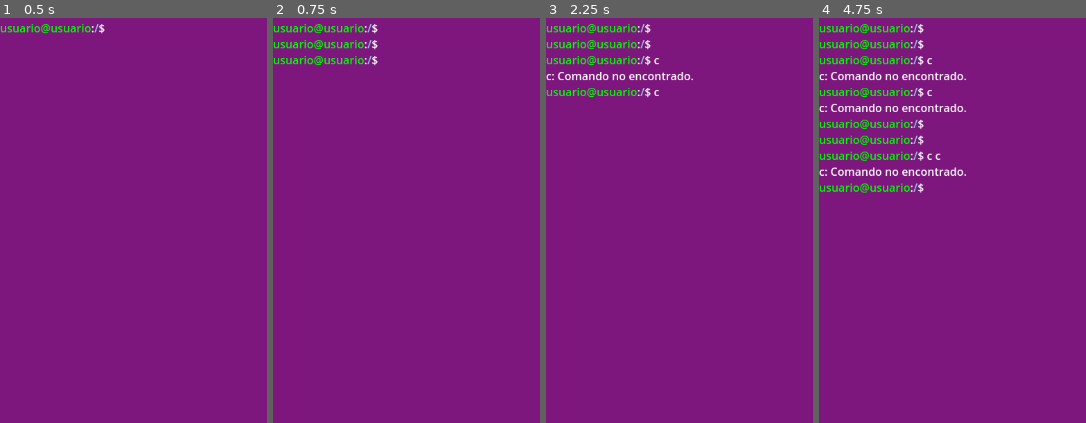
Above: before the commit, frames 1-4 (left to right).
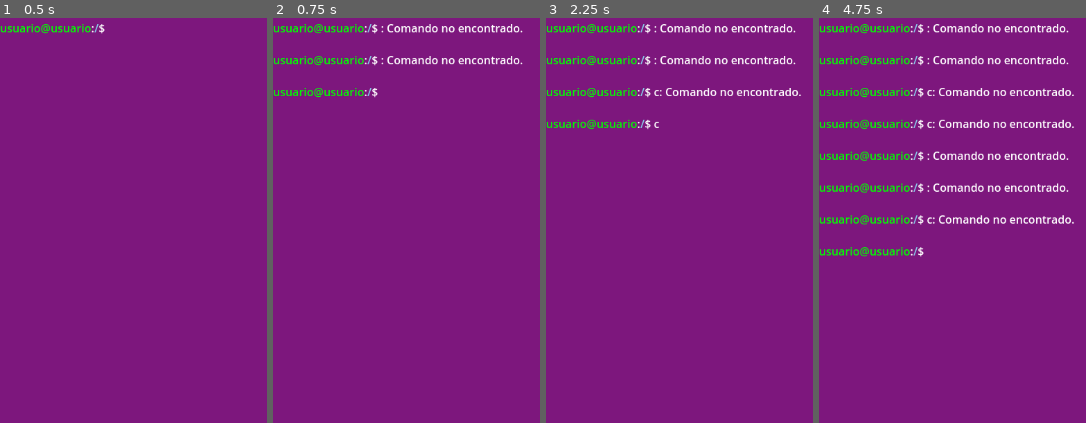
Above: after the commit, the same moments.

Repository: GuillermoAsir/juego_tfg
Game: Godot game, scene res://game.tscn
Same seed, same stepped clock (60 frames per second), same inputs: the game is played once before the commit and once after it.
Inputs:
- Up to frame 1 (0.5 s): no input
- Up to frame 2 (0.75 s): tap Enter at 0.5, 0.6 s
- Up to frame 3 (2.25 s): tap Backspace at 0.8, 1.35 s; tap Space at 1.25 s; tap C at 1.55, 2.1 s; tap Enter at 2 s
- Up to frame 4 (4.75 s): tap Enter at 2.3, 2.85, 3.5, 4.55 s; tap Space at 2.75, 4.25 s; tap Backspace at 3.05, 3.6 s; tap C at 3.8, 4.35 s

Frame 1 is identical in both runs. In frame 2, 2.1% of the frame differs, in the area x 0-94%, y 1-20%; in frame 3, 3.2%; in frame 4, 7.7%, in the area x 0-96%, y 1-60%.

Commit message:
puse sudo systemctl (pero con bug)
me dice comando no encotrado

Diff:
--- a/terminal.gd
+++ b/terminal.gd
@@ -45,8 +45,7 @@
 var mission2_dialogs3 = [
 	"Puedes ver que la IP del departamento de ventas es 192.168.10.10 y su puerta de enlace es 192.168.10.1.\n" +
 	"Su puerta de enlace es el router desde donde le llega la conexión a internet.\n" +
-	"Usa el comando `ping 192.168.10.10` del ordenador del departamento de ventas para ver si funciona.\n" +
-	"Recuerda si quieres que el comando se detenga pulsa las teclas Ctrl + C"
+	"Usa el comando `ping 192.168.10.10` del ordenador del departamento de ventas para ver si funciona."
 ]
 
 # Variables para controlar el flujo de la misión
@@ -60,6 +59,21 @@
 var ping_host = ""
 var ping_seq = 1
 var rtt_times = []
+
+# Variables para el servicio Apache
+var apache_status = "failed"  # Estado inicial del servicio Apache
+var sudo_password_entered = ""  # Almacena temporalmente la contraseña
+var waiting_for_sudo_password = false  # Indica si estamos esperando la contraseña
+
+func _on_save_button_pressed():
+	var file = FileAccess.open(current_file_being_edited, FileAccess.WRITE)
+	if file:
+		file.store_string(editor.text)
+		file.close()
+	nano_panel.visible = false
+	history_text += "\nArchivo guardado: " + current_file_being_edited
+	history.text = history_text
+	show_prompt()
 
 func _ready():
 	history.bbcode_enabled = true
@@ -74,8 +88,8 @@
 func show_prompt():
 	var path_color = "[color=skyblue]" + current_path + "[/color]"
 	prompt_text = "\n" + USER_COLOR + ":" + path_color + PROMPT_BASE + " "
-	if not ping_active:
-		history_text += prompt_text  # Agrega el prompt al historial de texto solo si no estamos en un ping activo
+	if not ping_active and not waiting_for_sudo_password:
+		history_text += prompt_text  # Agrega el prompt al historial de texto
 	history.text = history_text  # Actualiza el texto de la consola
 
 func init_structure():
@@ -114,7 +128,7 @@
 			if is_instance_valid(ping_timer):
 				ping_timer.queue_free()
 				ping_timer = null
-			var summary = "^C\n---" + ping_host + " ping statistics---\n"
+			var summary = "^C\n--- " + ping_host + " ping statistics ---\n"
 			summary += str(ping_seq - 1) + " packets transmitted, " + str(ping_seq - 1) + " received, 0% packet loss\n"
 			var min_time = rtt_times.min() if rtt_times.size() > 0 else 0.0
 			var max_time = rtt_times.max() if rtt_times.size() > 0 else 0.0
@@ -126,6 +140,25 @@
 			history_text += summary
 			history.text = history_text
 			show_prompt()
+			return
+
+		# Procesar entrada para la contraseña de sudo
+		if waiting_for_sudo_password:
+			if event.keycode == KEY_ENTER:
+				if sudo_password_entered == "1234":  # Contraseña válida
+					waiting_for_sudo_password = false
+					process_sudo_command(current_command.strip_edges())
+					current_command = ""
+				else:
+					sudo_password_entered = ""
+					history_text += "\nsudo: contraseña incorrecta\n"
+					history.text = history_text
+					show_prompt()
+			elif event.keycode == KEY_BACKSPACE:
+				if sudo_password_entered.length() > 0:
+					sudo_password_entered = sudo_password_entered.left(sudo_password_entered.length() - 1)
+			elif event.unicode > 0:
+				sudo_password_entered += char(event.unicode)
 			return
 
 		# Procesar comandos normales
@@ -150,19 +183,38 @@
 	return BASE_PATH + normalized
 
 func process_command(command: String):
-	var output := ""
-	history_text += command
-
-	if command.begins_with("cd "):
+	if command.begins_with("sudo"):
+		# Solicitar contraseña para comandos sudo
+		waiting_for_sudo_password = true
+		history_text += "[sudo] contraseña para usuario: "
+		history.text = history_text
+		return
+
+	if command == "sudo systemctl status apache2":
+		if apache_status == "failed":
+			history_text += format_apache_error_message()
+		else:
+			history_text += format_apache_active_message()
+	elif command == "sudo systemctl restart apache2":
+		if apache_status == "failed":
+			apache_status = "active"
+			history_text += "Restarting apache2.service...\nApache restarted successfully.\n"
+		else:
+			history_text += "Apache service is already running.\n"
+	elif command == "systemctl status apache2":
+		history_text += "Failed to connect to bus: Permission denied\nUse 'sudo' to gain elevated privileges.\n"
+	elif command.begins_with("cd"):
 		var target = command.substr(3).strip_edges()
 		var new_path = current_path
 		if target == "..":
 			if current_path != "/":
-				var parts = current_path.split("/")
-				parts = parts.filter(func(p): return p != "")
+				var parts = []
+				for p in current_path.split("/"):
+					if p != "":
+						parts.append(p)
 				if parts.size() > 0:
 					parts.remove_at(parts.size() - 1)
-					new_path = "/" + "/".join(parts) if parts.size() > 0 else "/"
+				new_path = "/" + "/".join(parts) if parts.size() > 0 else "/"
 		elif target == "/":
 			new_path = "/"
 		else:
@@ -175,48 +227,47 @@
 				esperando_ls = true
 				start_dialog(mission2_dialogs)  # Iniciar el primer diálogo
 		else:
-			output = "No existe el directorio: " + target
-
+			history_text += "No existe el directorio: " + target + "\n"
 	elif command == "ls":
 		var full_path = get_full_path()
 		var dir = DirAccess.open(full_path)
 		if dir:
 			var dirs = dir.get_directories()
 			var files = dir.get_files()
-			output = " ".join(dirs + files)
+			history_text += " ".join(dirs + files) + "\n"
 			# Verificar si el jugador ha listado el archivo correcto
 			if current_path == "/home/usuario1/Documents" and esperando_ls and not archivo_listado:
 				if "IPS_El_Bohío.txt" in files:  # Verificar si el archivo está presente
 					archivo_listado = true
 					start_dialog(mission2_dialogs2)  # Iniciar el segundo diálogo
 					esperando_ls = false
-		else:
-			output = "No se pudo abrir el directorio."
-
-	elif command.begins_with("cat "):
+				else:
+					history_text += "No se pudo abrir el directorio.\n"
+		else:
+			history_text += "No se pudo abrir el directorio.\n"
+	elif command.begins_with("cat"):
 		var filename = command.substr(4).strip_edges()
 		if filename == "":
-			output = "Error: Debes proporcionar el nombre de un archivo."
+			history_text += "Error: Debes proporcionar el nombre de un archivo.\n"
 		else:
 			var file_path = get_full_path() + "/" + filename
 			if FileAccess.file_exists(file_path):
 				var file = FileAccess.open(file_path, FileAccess.READ)
 				if file:
-					output = file.get_as_text()  # Leer el contenido del archivo
+					history_text += file.get_as_text() + "\n"  # Leer el contenido del archivo
 					file.close()
 					# Mostrar el tercer diálogo si el jugador ha leído el archivo correcto
 					if archivo_listado and filename == "IPS_El_Bohío.txt" and not archivo_leido:
 						archivo_leido = true
 						start_dialog(mission2_dialogs3)  # Iniciar el tercer diálogo
 				else:
-					output = "Error: No se pudo abrir el archivo."
+					history_text += "Error: No se pudo abrir el archivo.\n"
 			else:
-				output = "Error: El archivo '" + filename + "' no existe."
-
-	elif command.begins_with("ping "):
+				history_text += "Error: El archivo '" + filename + "' no existe.\n"
+	elif command.begins_with("ping"):
 		var target = command.substr(5).strip_edges()
 		if target == "":
-			output = "Error: Debes proporcionar una dirección IP o nombre de host."
+			history_text += "Error: Debes proporcionar una dirección IP o nombre de host.\n"
 		else:
 			if is_valid_ip(target) or resolve_hostname(target):
 				ping_host = target
@@ -229,57 +280,78 @@
 				add_child(ping_timer)
 				ping_timer.timeout.connect(_on_ping_timer_timeout)
 				ping_timer.start()
-
 				history_text += "\nPING " + ping_host + " (" + ping_host + ") 56(84) bytes of data.\n"
 				history.text = history_text
-				show_prompt()  # Mantener el prompt visible
+				show_prompt()
 			else:
-				output = "ping: " + target + ": Temporary failure in name resolution"
-
+				history_text += "ping: " + target + ": Temporary failure in name resolution\n"
 	elif command == "clear":
 		history_text = ""  # Limpiamos todo el historial de la consola
 		show_prompt()  # Volvemos a mostrar el prompt inicial
 		return
-
 	elif command == "help":
-		output = "Comandos disponibles:\ncd [ruta], ls, mkdir [nombre], touch [archivo], nano [archivo], rm [-r] [archivo/directorio], cat [archivo], clear, help"
-
-	elif command == "":
-		pass
-
+		history_text += "Comandos disponibles:\ncd [ruta], ls, mkdir [nombre], touch [archivo], nano [archivo], rm [-r] [archivo/directorio], cat [archivo], clear, help\n"
 	else:
-		# Validar si estamos esperando el comando `ls`
-		if esperando_ls:
-			output = "Ese comando no es correcto. Prueba con ls."
-		else:
-			output = "{command}: Comando no encontrado.".format({"command": command.split(" ")[0]})
+		history_text += "{command}: Comando no encontrado.".format({"command": command.split(" ")[0]}) + "\n"
 
 	# Agregar la salida del comando al historial **antes** de agregar el prompt para el siguiente comando
-	if output != "":
-		history_text += "\n" + output  # Agrega la salida del comando al historial
-		history.text = history_text  # Actualiza el texto de la consola
-	show_prompt()  # Muestra el prompt para el siguiente comando
-
-func _on_ping_timer_timeout():
-	if not ping_active:
-		return
-
-	var time = randf_range(0.020, 0.030)  # Simulación de tiempo de respuesta
-	rtt_times.append(time)
-	history_text += "64 bytes from " + ping_host + ": icmp_seq=" + str(ping_seq) + " ttl=64 time=%.3f ms\n" % time
 	history.text = history_text
-	ping_seq += 1
-
-func _on_save_button_pressed():
-	var file = FileAccess.open(current_file_being_edited, FileAccess.WRITE)
-	if file:
-		file.store_string(editor.text)
-		file.close()
-		nano_panel.visible = false
-		history_text += "\nArchivo guardado: " + current_file_being_edited
-		history.text = history_text
-		show_prompt()
-
+	show_prompt()
+
+func process_sudo_command(command: String):
+	if command == "sudo systemctl status apache2":
+		if apache_status == "failed":
+			history_text += format_apache_error_message()
+		else:
+			history_text += format_apache_active_message()
+	elif command == "sudo systemctl restart apache2":
+		if apache_status == "failed":
+			apache_status = "active"
+			history_text += "Restarting apache2.service...\nApache restarted successfully.\n"
+		else:
+			history_text += "Apache service is already running.\n"
+	else:
+		history_text += "{command}: Comando no encontrado.".format({"command": command.split(" ")[0]}) + "\n"
+	history.text = history_text
+	show_prompt()
+
+func format_apache_error_message() -> String:
+	var timestamp = get_formatted_datetime()
+	return """
+[%s] ● apache2.service - The Apache HTTP Server
+   Loaded: loaded (/lib/systemd/system/apache2.service; enabled; vendor preset: enabled)
+  Drop-In: /lib/systemd/system/apache2.service.d
+		   └─apache2-systemd.conf
+   Active: failed (Result: exit-code) since Wed 2019-11-20 22:07:23 +08; 10s ago
+  Process: 21191 ExecStart=/usr/sbin/apachectl start (code=exited, status=1/FAILURE)
+
+Nov 20 22:07:23 roy-UX430UNR apachectl[21191]: AH00558: apache2: Could not reliably determine the server's fully qualified domain name, using 127.0.1.1. Set the 'ServerName' directive globally to suppress this message
+Nov 20 22:07:23 roy-UX430UNR apachectl[21191]: (98)Address already in use: AH00072: make_sock: could not bind to address [::]:80
+Nov 20 22:07:23 roy-UX430UNR apachectl[21191]: (98)Address already in use: AH00072: make_sock: could not bind to address 0.0.0.0:80
+Nov 20 22:07:23 roy-UX430UNR apachectl[21191]: no listening sockets available, shutting down
+Nov 20 22:07:23 roy-UX430UNR apachectl[21191]: AH00015: Unable to open logs
+Nov 20 22:07:23 roy-UX430UNR apachectl[21191]: Action 'start' failed.
+Nov 20 22:07:23 roy-UX430UNR apachectl[21191]: The Apache error log may have more information.
+Nov 20 22:07:23 roy-UX430UNR systemd[1]: apache2.service: Control process exited, code=exited status=1
+Nov 20 22:07:23 roy-UX430UNR systemd[1]: apache2.service: Failed with result 'exit-code'.
+Nov 20 22:07:23 roy-UX430UNR systemd[1]: Failed to start The Apache HTTP Server.
+""" % timestamp
+
+func format_apache_active_message() -> String:
+	var timestamp = get_formatted_datetime()
+	return """
+[%s] ● apache2.service - The Apache HTTP Server
+   Loaded: loaded (/lib/systemd/system/apache2.service; enabled; vendor preset: enabled)
+   Active: active (running) since ...
+""" % timestamp
+
+# Función para obtener la fecha y hora formateadas
+func get_formatted_datetime() -> String:
+	var datetime = Time.get_datetime_dict_from_system()
+	return "%04d-%02d-%02d %02d:%02d:%02d" % [
+		datetime["year"], datetime["month"], datetime["day"],
+		datetime["hour"], datetime["minute"], datetime["second"]
+	]
 # Funciones para manejar el sistema de diálogo
 func start_dialog(dialogs: Array):
 	dialog_active = true
@@ -304,25 +376,26 @@
 	dialog_box.visible = false
 	dialog_content.text = ""
 
-# Funciones de validación para el comando ping
+# Función auxiliar para validar IPs
 func is_valid_ip(ip: String) -> bool:
 	var parts = ip.split(".")
 	if parts.size() != 4:
 		return false
 	for part in parts:
-		if not is_only_digits(part):
-			return false
-		var num = int(part)
-		if num < 0 or num > 255:
+		if not part.is_digit() or int(part) < 0 or int(part) > 255:
 			return false
 	return true
 
-func is_only_digits(s: String) -> bool:
-	for c in s:
-		if c < '0' or c > '9':
-			return false
-	return true
-
+# Función auxiliar para resolver nombres de host
 func resolve_hostname(hostname: String) -> bool:
-	# Simulación simple de resolución de nombres
-	return hostname == "localhost" or hostname.ends_with(".com")
+	# Implementa aquí la lógica para resolver nombres de host si es necesario
+	return hostname == "localhost"  # Ejemplo básico
+
+func _on_ping_timer_timeout():
+	if not ping_active:
+		return
+	var time = randf_range(0.020, 0.030)  # Simulación de tiempo de respuesta
+	rtt_times.append(time)
+	history_text += "64 bytes from " + ping_host + ": icmp_seq=" + str(ping_seq) + " ttl=64 time=%.3f ms\n" % time
+	history.text = history_text
+	ping_seq += 1
